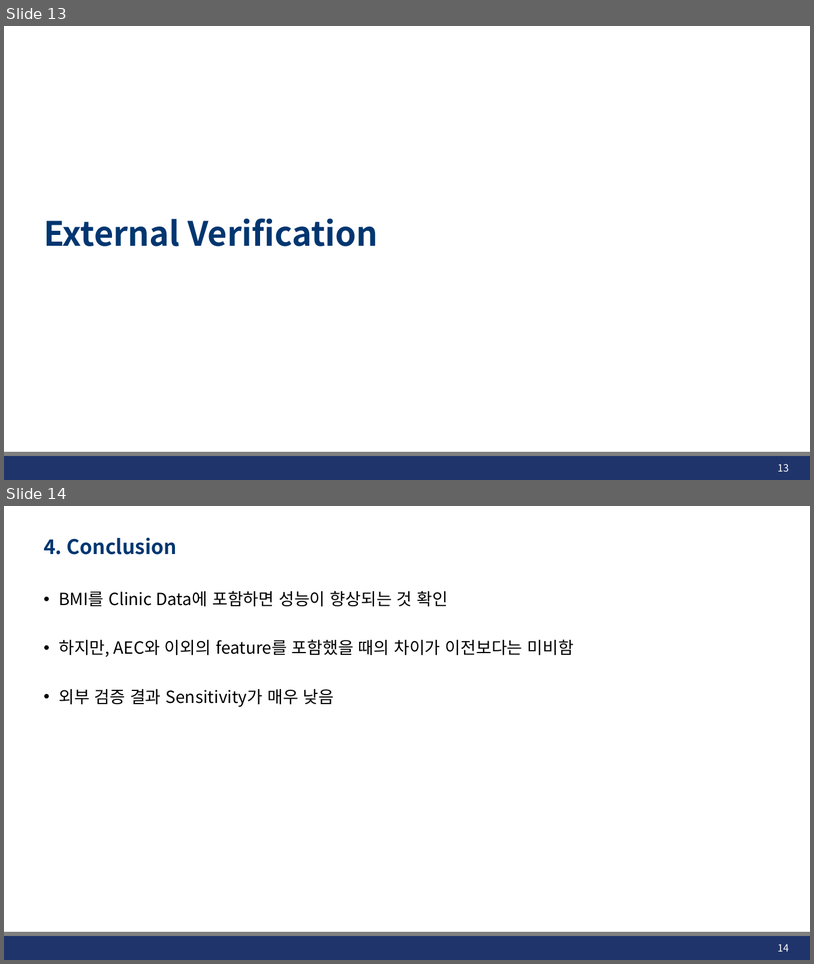
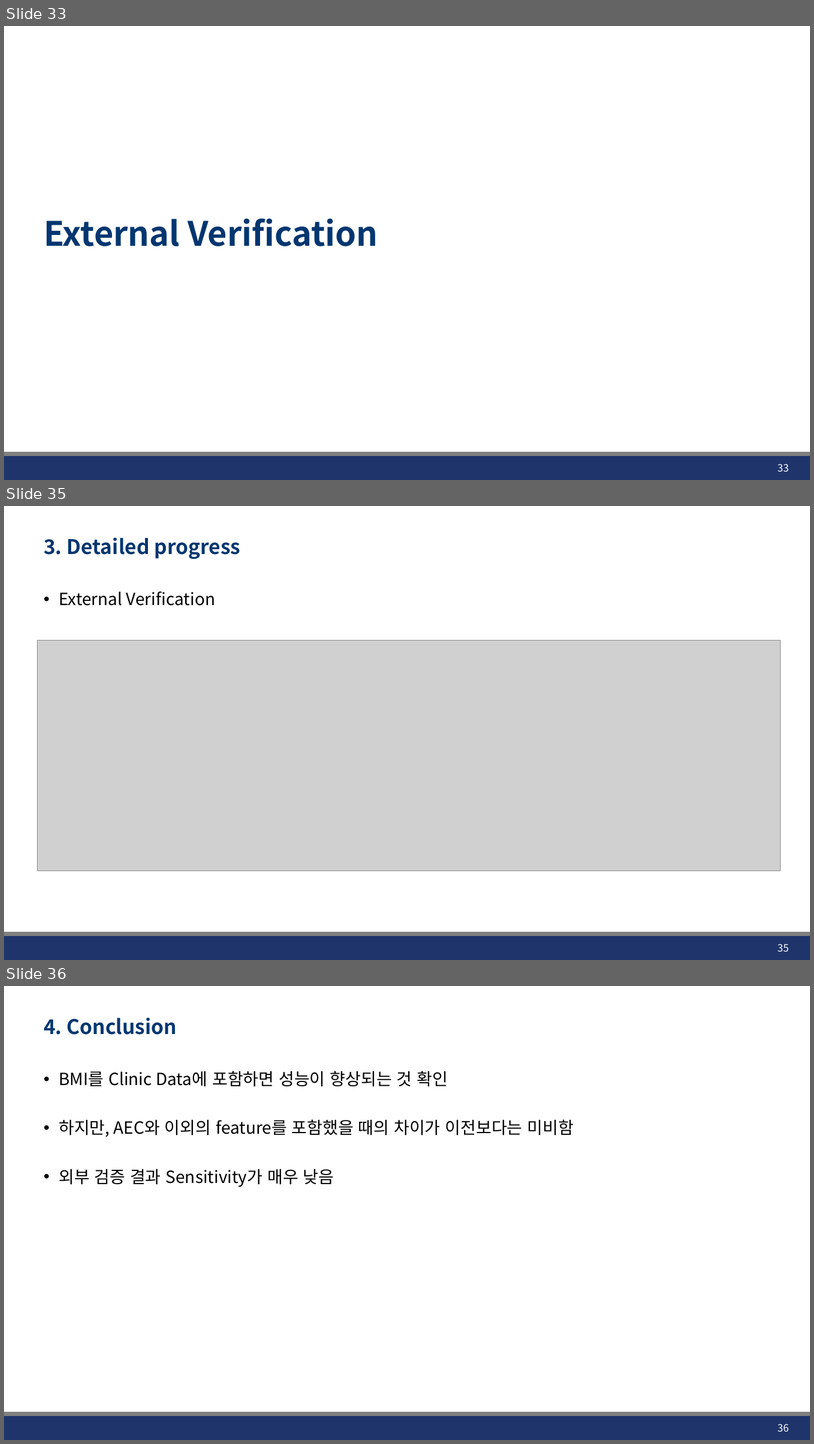
Before and after one commit to JHWannabe/2026-1_Study, a slide deck: 연구자료/260508_AEC_SMI_Analysis.pptx. Shown one above the other, each under a label of ours: slides 13 and 14 before the commit, slides 33, 35 and 36 after it; the slides between them are not shown. The pictures are 814x964 and 814x1444 pixels, drawn with LibreOffice and Linux fonts; fonts in the diff are those of the drawing; grey boxes stand for pictures; background and template pictures are left out. Boxes give left, top, right and bottom in pixels: in the first picture for what was removed or moved away, otherwise in the second. Text is boxed around its words. In the diff, an @@ line names an element or a change of style, - is before the commit and + after.

```diff
--- a/연구자료/260508_AEC_SMI_Analysis.pptx
+++ b/연구자료/260508_AEC_SMI_Analysis.pptx
@@ slide 35 added at [4,506,810,960], background #FFFFFF; not listed: 2 template elements that a slide beside it also shows @@
@@ title added at [44,537,240,559], 24 pt, text #023670, bold @@
+3. Detailed progress
@@ text added at [59,591,215,606], 20 pt, text #000000 @@
+• External Verification
@@ picture added at [38,640,781,871] @@
@@ page number added at [778,943,789,952], 12 pt, text #FFFFFF @@
+35
@@ what was slide 13 is now slide 33 @@
@@ page number at [778,463,789,472]: text changed @@
-13
+33
@@ what was slide 14 is now slide 36 @@
@@ page number at [778,1423,789,1431]: text changed @@
-14
+36
```
Also in this commit, not shown: 1 slide changed, 21 other slides added, 12 other files.
